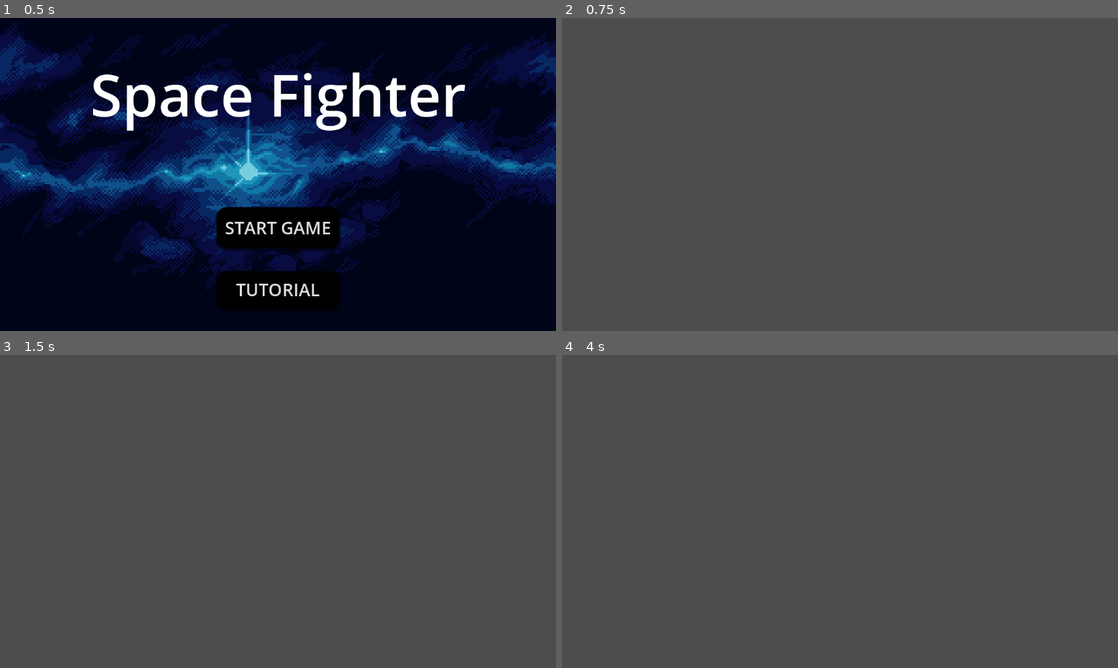
Above: before the commit, frames 1-4 (two rows, left to right).
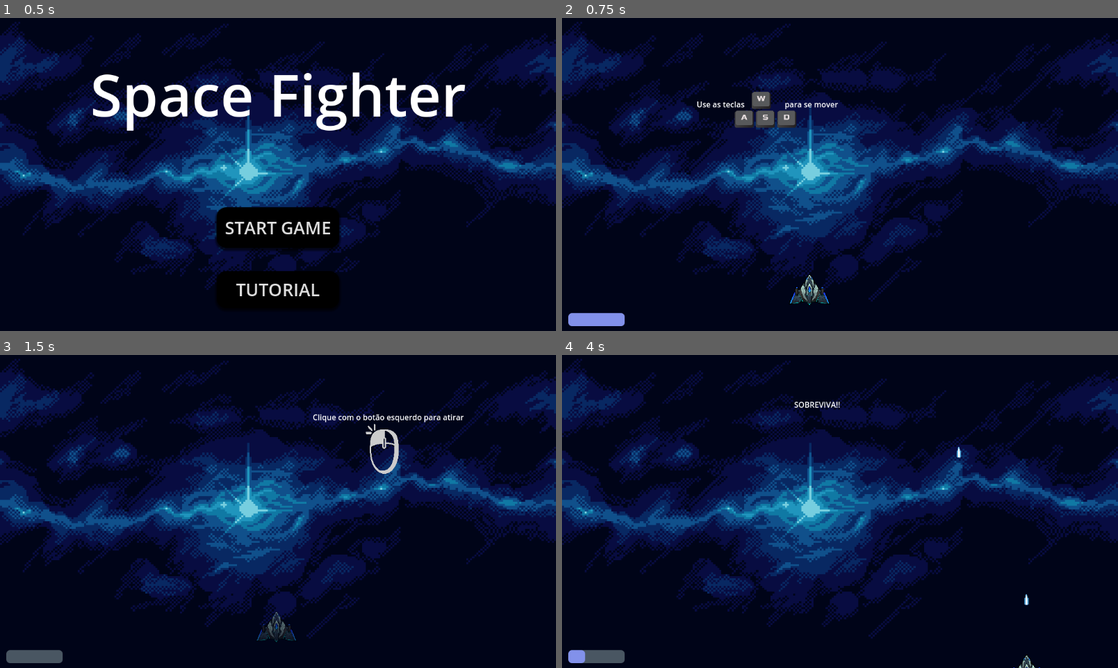
Above: after the commit, the same moments.

Repository: carlogia7/space-fighters-godot
Game: Godot game, scene res://menu.tscn
Two runs of this game, one before a commit and one after it. Both use one fixed random seed, a clock stepped at 60 frames per second and the inputs below.
Inputs (mouse positions are in pixels of both pictures, inside the frame that each line leads up to):
- Up to frame 1 (0.5 s): no input
- Up to frame 2 (0.75 s): click "TUTORIAL" at 0.5 s
- Up to frame 3 (1.5 s): tap Enter at 1.25 s; move the mouse to (400, 495) at 1.27 s; hold D (move_right) from 1.28 s (still down); hold Space (invul) from 1.28 s (still down)
- Up to frame 4 (4 s): click (962, 495) at 1.55 s; move the mouse to (728, 527) at 2.02 s; release D (move_right) at 2.03 s; release Space (invul) at 2.03 s; hold S (move_down) 2.03-2.78 s; click (728, 527) at 2.1 s; tap Space (invul) at 2.3, 3.8 s; tap F1 (reset) at 2.75, 3.5 s; move the mouse to (895, 442) at 2.77 s; hold D (move_right) 2.78-3.53 s; hold Space (invul) 2.78-3.53 s; click (895, 442) at 3.05 s; move the mouse to (812, 574) at 3.52 s; hold W (move_up) from 3.53 s (still down); click (812, 574) at 3.6 s

Frame 1 is identical in both runs. In frame 2, 99% of the frame differs, in the area x 0-100%, y 0-100%; in frame 3, 100%; in frame 4, 100%.

Commit message:
Fase tutorial quase pronta

Diff:
--- a/scenes/Tutorial.tscn
+++ b/scenes/Tutorial.tscn
@@ -1,3 +1,110 @@
-[gd_scene format=3 uid="uid://dlf74mw2su2er"]
+[gd_scene load_steps=10 format=3 uid="uid://d31h4smahgns4"]
+
+[ext_resource type="Texture2D" uid="uid://cco1ayel3shl6" path="res://assets/background/bg-back.png" id="1_ci5ev"]
+[ext_resource type="Script" uid="uid://bn6umy76konyr" path="res://scripts/tutorial.gd" id="1_ebau5"]
+[ext_resource type="PackedScene" uid="uid://jqm5euw4tqqq" path="res://scenes/player.tscn" id="2_pgr2e"]
+[ext_resource type="Texture2D" uid="uid://d0fp0lbuo52xb" path="res://assets/wasd.png" id="3_288ch"]
+[ext_resource type="AudioStream" uid="uid://c3iu5yjwfkjii" path="res://assets/sounds/tutorial-warped-shooting.wav" id="3_pgr2e"]
+[ext_resource type="Texture2D" uid="uid://dorjrgaep0678" path="res://assets/mouse-button.png" id="4_twv1b"]
+
+[sub_resource type="StyleBoxTexture" id="StyleBoxTexture_ebau5"]
+texture = ExtResource("1_ci5ev")
+
+[sub_resource type="StyleBoxFlat" id="StyleBoxFlat_ebau5"]
+bg_color = Color(0.286275, 0.337255, 0.384314, 1)
+corner_radius_top_left = 8
+corner_radius_top_right = 8
+corner_radius_bottom_right = 8
+corner_radius_bottom_left = 8
+
+[sub_resource type="StyleBoxFlat" id="StyleBoxFlat_288ch"]
+bg_color = Color(0.509804, 0.568627, 0.917647, 1)
+corner_radius_top_left = 8
+corner_radius_top_right = 8
+corner_radius_bottom_right = 8
+corner_radius_bottom_left = 8
 
 [node name="Tutorial" type="Node2D"]
+script = ExtResource("1_ebau5")
+
+[node name="Panel" type="Panel" parent="."]
+offset_right = 1152.0
+offset_bottom = 648.0
+theme_override_styles/panel = SubResource("StyleBoxTexture_ebau5")
+
+[node name="UI" type="CanvasLayer" parent="."]
+
+[node name="MovLabel" type="Label" parent="UI"]
+offset_left = 279.0
+offset_top = 167.0
+offset_right = 572.0
+offset_bottom = 194.0
+text = "Use as teclas                    para se mover"
+
+[node name="WASD" type="TextureRect" parent="UI"]
+offset_left = 347.0
+offset_top = 126.0
+offset_right = 496.0
+offset_bottom = 254.0
+texture = ExtResource("3_288ch")
+expand_mode = 1
+
+[node name="ShootLabel" type="Label" parent="UI"]
+offset_left = 648.0
+offset_top = 117.0
+offset_right = 975.0
+offset_bottom = 172.0
+text = "Clique com o botão esquerdo para atirar"
+
+[node name="Mouse" type="TextureRect" parent="UI"]
+offset_left = 758.0
+offset_top = 143.0
+offset_right = 826.0
+offset_bottom = 246.0
+texture = ExtResource("4_twv1b")
+expand_mode = 1
+
+[node name="InvulLabel" type="Label" parent="UI"]
+offset_left = 52.0
+offset_top = 465.0
+offset_right = 611.0
+offset_bottom = 517.0
+text = "Use a tecla ESPAÇO para ativar a invulnerabilidade
+e acompanhe a barra"
+
+[node name="Survive" type="Label" parent="UI"]
+offset_left = 481.0
+offset_top = 91.0
+offset_right = 577.0
+offset_bottom = 114.0
+text = "SOBREVIVA!!"
+
+[node name="Victory" type="Label" parent="UI"]
+offset_left = 798.0
+offset_top = 266.0
+offset_right = 1021.0
+offset_bottom = 289.0
+text = "Parabéns! Tutorial completo."
+
+[node name="Player" parent="." instance=ExtResource("2_pgr2e")]
+position = Vector2(514, 525)
+
+[node name="LaserContainer" type="Node2D" parent="."]
+
+[node name="HUD" type="CanvasLayer" parent="."]
+
+[node name="CooldownBar" type="ProgressBar" parent="HUD"]
+offset_left = 13.0
+offset_top = 611.0
+offset_right = 130.0
+offset_bottom = 638.0
+theme_override_styles/background = SubResource("StyleBoxFlat_ebau5")
+theme_override_styles/fill = SubResource("StyleBoxFlat_288ch")
+max_value = 10.0
+value = 10.0
+rounded = true
+show_percentage = false
+
+[node name="AudioStreamPlayer2D" type="AudioStreamPlayer2D" parent="."]
+stream = ExtResource("3_pgr2e")
+autoplay = true
--- a/scripts/player.gd
+++ b/scripts/player.gd
@@ -4,7 +4,7 @@
 @export var speed = 300
 @onready var saida_tiro = $Muzzle
 @onready var sprite = $Sprite2D
-@onready var cooldown_bar = get_tree().root.get_node("Game/HUD/CooldownBar")
+@onready var cooldown_bar = get_cooldown_bar()
 @onready var invul_sound = $InvulSound
 
 var laser_scene = preload("res://scenes/laser.tscn")
@@ -13,10 +13,19 @@
 
 # Variáveis: Invulnerabilidade
 var is_invulnerable = false
-var invuln_time_max := 3.0
+var invuln_time_max := 2.0
 var invuln_timer := 0.0
 var cooldown_max := 10.0
 var cooldown_timer := 10.0  # começa carregada
+
+func get_cooldown_bar():
+	var scene_name = get_tree().current_scene.name
+	var hud_path = "%s/HUD/CooldownBar" % scene_name
+	if get_tree().root.has_node(hud_path):
+		return get_tree().root.get_node(hud_path)
+	else:
+		print("CooldownBar não encontrado em: ", hud_path)
+		return null
 
 func _process(delta):
 	# Tiro
@@ -43,7 +52,8 @@
 # Função: Invulnerabilidade
 func handle_invulnerability(delta):
 	# Atualiza barra
-	cooldown_bar.value = cooldown_timer
+	if cooldown_bar:
+		cooldown_bar.value = cooldown_timer
 
 	# Atualiza timers
 	if cooldown_timer < cooldown_max:
--- /dev/null
+++ b/scripts/tutorial.gd
@@ -0,0 +1,74 @@
+extends Node2D
+
+@onready var laser_container = $LaserContainer
+@onready var labels = {
+	"mov": $UI/MovLabel,
+	"shoot": $UI/ShootLabel,
+	"invul": $UI/InvulLabel,
+	"survive": $UI/Survive,
+	"victory": $UI/Victory
+}
+@onready var icons = {
+	"WASD": $UI/WASD,
+	"Mouse": $UI/Mouse
+}
+var player = null
+var current_step = 0
+var current_script = null
+var step_done = false
+var steps = []
+
+func _ready() -> void:
+	player = get_tree().get_first_node_in_group("player")
+	assert(player!=null)
+	player.laser_shot.connect(_on_player_laser_shot)
+
+	steps = [
+		{ "script": preload("res://scripts/tutorial/mov_tutorial.gd"), "label": "mov" },
+		{ "script": preload("res://scripts/tutorial/shoot_tutorial.gd"), "label": "shoot" },
+		{ "script": preload("res://scripts/tutorial/invul_tutorial.gd"), "label": "invul" },
+		{ "script": preload("res://scripts/tutorial/survive_tutorial.gd"), "label": "survive" }
+	]
+
+	start_next_step()
+
+func _on_player_laser_shot(laser_scene, location):
+	var laser = laser_scene.instantiate()
+	laser.global_position = location
+	laser_container.add_child(laser)
+
+func start_next_step():
+	step_done = false  # Reset para a próxima etapa
+	for label in labels.values():
+		label.visible = false
+	for icon in icons.values():
+		icon.visible = false
+
+	if current_script:
+		current_script.queue_free()
+		current_script = null
+
+	if current_step >= steps.size():
+		labels["victory"].visible = true
+		return
+
+	var step = steps[current_step]
+	labels[step.label].visible = true
+
+	match step.label:
+		"mov":
+			icons["WASD"].visible = true
+		"shoot":
+			icons["Mouse"].visible = true
+
+	current_script = step.script.new()
+	current_script.controller = self
+	add_child(current_script)
+
+func tutorial_is_done():
+	if step_done:
+		return
+	step_done = true
+	print("Etapa %d concluída" % current_step)
+	current_step += 1
+	start_next_step()
--- /dev/null
+++ b/scripts/tutorial/invul_tutorial.gd
@@ -0,0 +1,13 @@
+extends Node
+
+var moved = false
+@export var controller: Node
+
+func _process(_delta):
+	if moved:
+		return
+
+	if Input.is_action_pressed("invul"):
+		moved = true
+		print("tutorial de invulnerabilidade feito!")
+		controller.tutorial_is_done()
--- /dev/null
+++ b/scripts/tutorial/mov_tutorial.gd
@@ -0,0 +1,14 @@
+extends Node
+
+var moved = false
+@export var controller: Node
+
+func _process(_delta):
+	if moved:
+		return
+
+	if Input.is_action_just_pressed("move_right") or Input.is_action_just_pressed("move_left") \
+		or Input.is_action_just_pressed("move_up") or Input.is_action_just_pressed("move_down"):
+		moved = true
+		print("tutorial de movimento feito!")
+		controller.tutorial_is_done()
--- /dev/null
+++ b/scripts/tutorial/shoot_tutorial.gd
@@ -0,0 +1,13 @@
+extends Node
+
+var moved = false
+@export var controller: Node
+
+func _process(_delta):
+	if moved:
+		return
+
+	if Input.is_action_just_pressed("shoot"):
+		moved = true
+		print("tutorial de shoot feito!")
+		controller.tutorial_is_done()
--- /dev/null
+++ b/scripts/tutorial/survive_tutorial.gd
@@ -0,0 +1,10 @@
+extends Node
+
+@export var controller: Node
+
+func _ready():
+
+	print("início do survive")
+	await get_tree().create_timer(30.0).timeout
+	print("final do survive")
+	controller.tutorial_is_done()
Not shown, added: scripts/tutorial.gd.uid
Not shown, added: scripts/tutorial/invul_tutorial.gd.uid
Not shown, added: scripts/tutorial/mov_tutorial.gd.uid
Not shown, added: scripts/tutorial/shoot_tutorial.gd.uid
Not shown, added: scripts/tutorial/survive_tutorial.gd.uid
